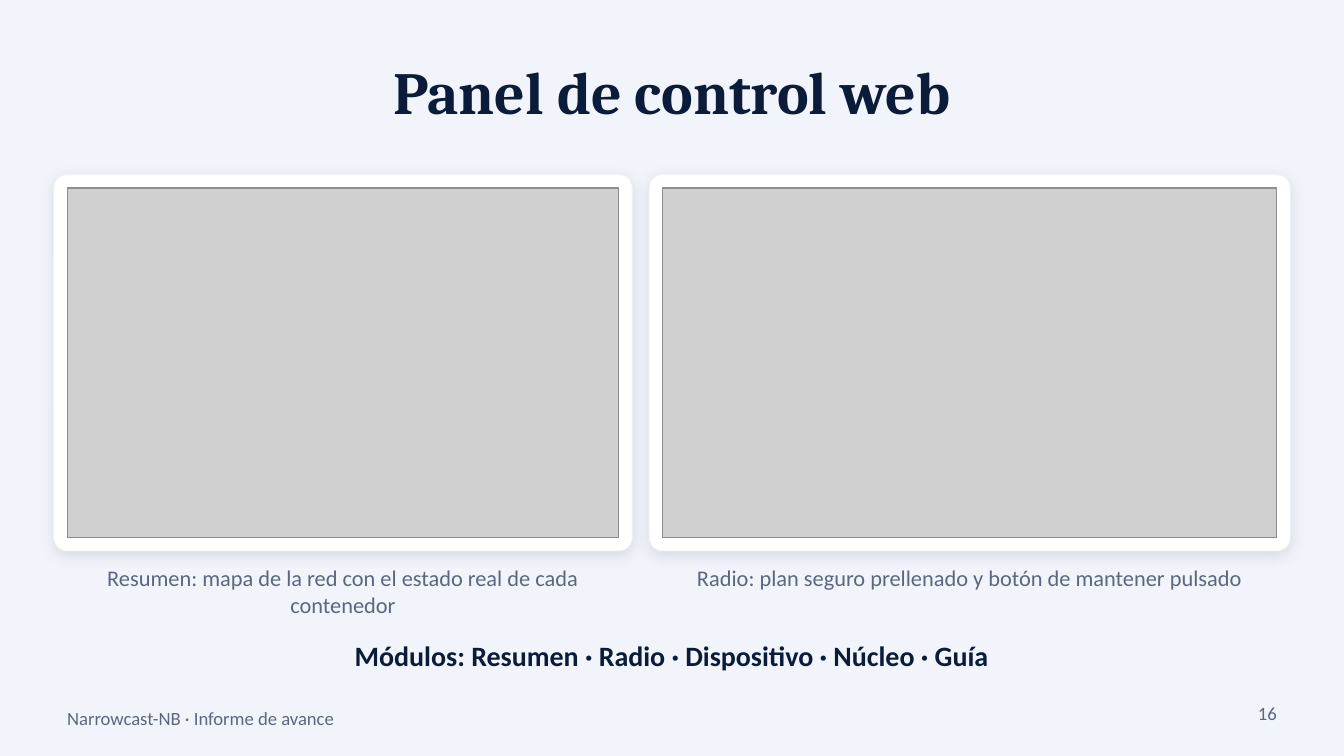
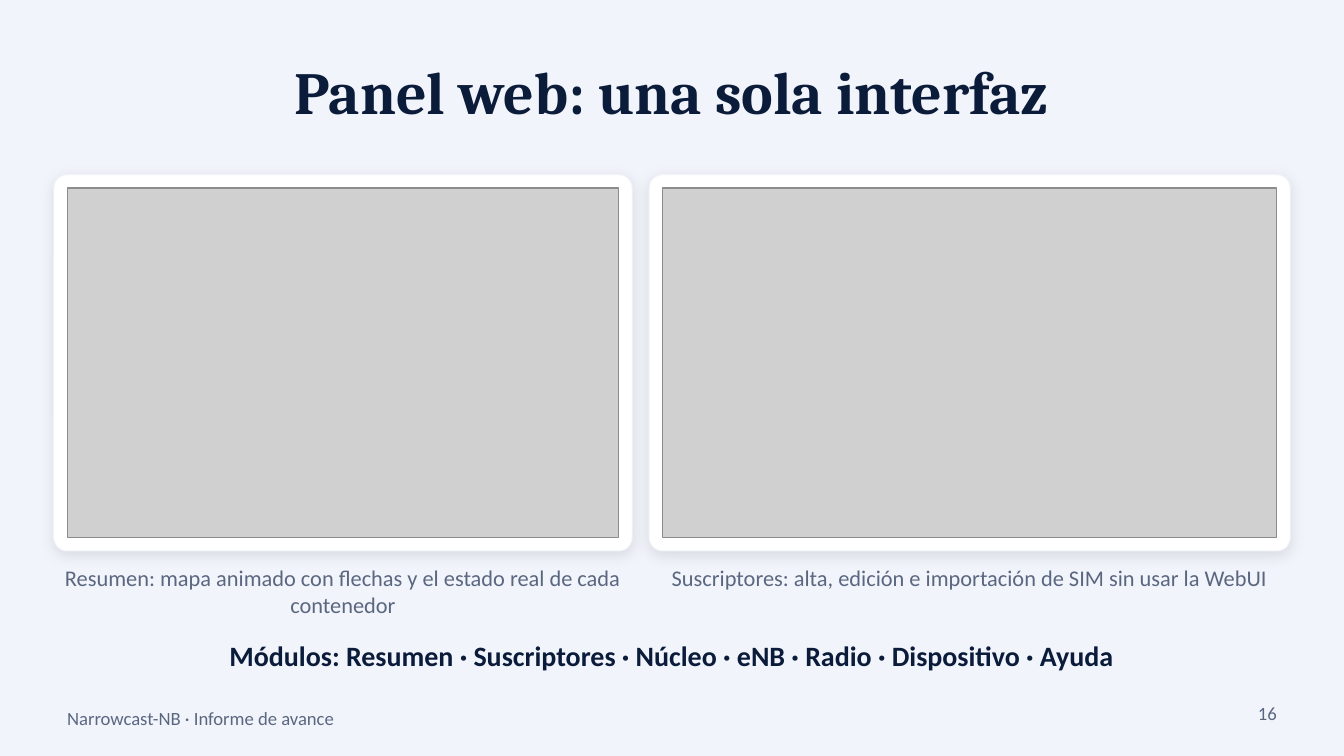
Before and after one commit to franco0209/Narrowcast-NB, a slide deck: slide 16 of docs/Narrowcast-NB-avance.pptx. Drawn at 1344x756 pixels with LibreOffice and Linux fonts; fonts in the diff are those of the drawing; grey boxes stand for pictures. Boxes give left, top, right and bottom in pixels: in the first picture for what was removed or moved away, otherwise in the second. Text is boxed around its words. In the diff, an @@ line names an element or a change of style, - is before the commit and + after.

Commit message:
Docs: arquitectura, panel y docker/compilacion; presentacion actualizada con los modulos del panel

```diff
--- a/docs/Narrowcast-NB-avance.pptx
+++ b/docs/Narrowcast-NB-avance.pptx
@@ title at bbox=[295, 71, 1048, 115]: text changed @@
-Panel de control web
+Panel web: una sola interfaz
@@ text at bbox=[65, 570, 619, 613]: text changed @@
-Resumen: mapa de la red con el estado real de cada contenedor
+Resumen: mapa animado con flechas y el estado real de cada contenedor
@@ text at bbox=[672, 570, 1267, 590]: text changed @@
-Radio: plan seguro prellenado y botón de mantener pulsado
+Suscriptores: alta, edición e importación de SIM sin usar la WebUI
@@ text at bbox=[229, 646, 1113, 671]: text changed @@
-Módulos: Resumen · Radio · Dispositivo · Núcleo · Guía
+Módulos: Resumen · Suscriptores · Núcleo · eNB · Radio · Dispositivo · Ayuda
```
Also in this commit, not shown: 5 other slides changed, 3 slides added, 5 other files.
